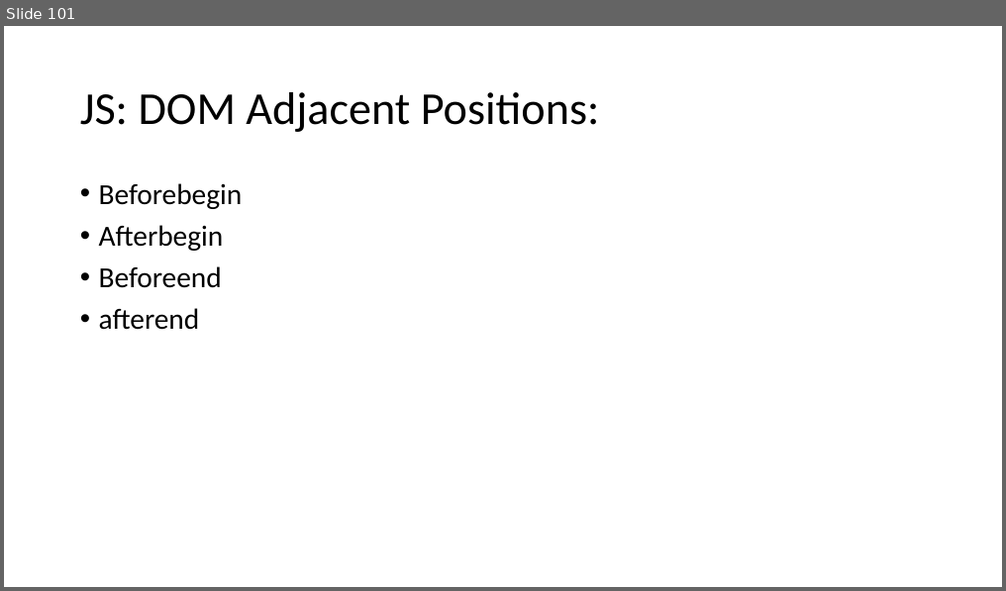
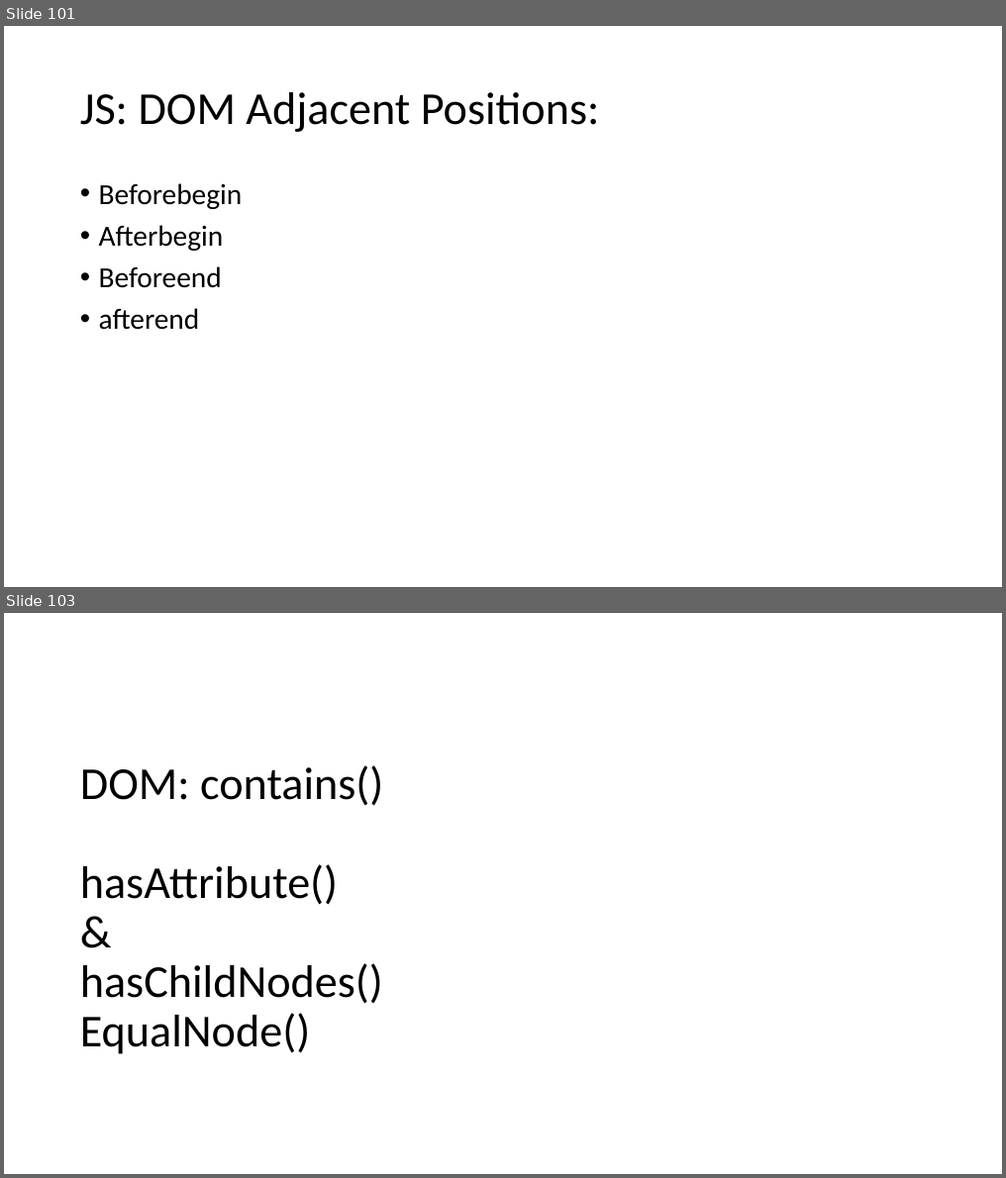
Before and after one commit to PiyushChaturvedii/Batch04, a slide deck: JavaScript.pptx. Shown one above the other, each under a label of ours: slide 101 before the commit, slides 101 and 103 after it; the slides between them are not shown. The pictures are 1006x591 and 1006x1178 pixels, drawn with LibreOffice and Linux fonts; fonts in the diff are those of the drawing. Boxes give left, top, right and bottom in pixels: in the first picture for what was removed or moved away, otherwise in the second. Text is boxed around its words. In the diff, an @@ line names an element or a change of style, - is before the commit and + after.

Commit message:
cloneNode_equalNode

```diff
--- a/JavaScript.pptx
+++ b/JavaScript.pptx
@@ slide 103 added at (x1=4, y1=613, x2=1002, y2=1174), background #FFFFFF @@
@@ title added at (x1=80, y1=765, x2=383, y2=1055), 44 pt, text #000000 @@
+DOM: contains()
+hasAttribute()
+&
+hasChildNodes()
+EqualNode()
```
Also in this commit, not shown: 2 other slides added, 5 other files.
